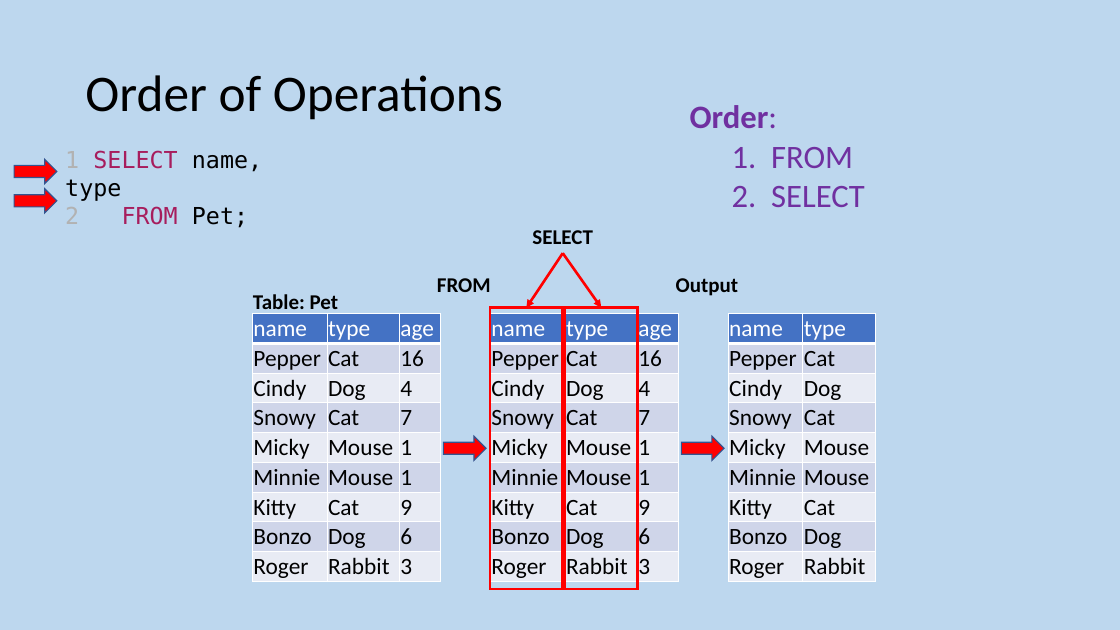
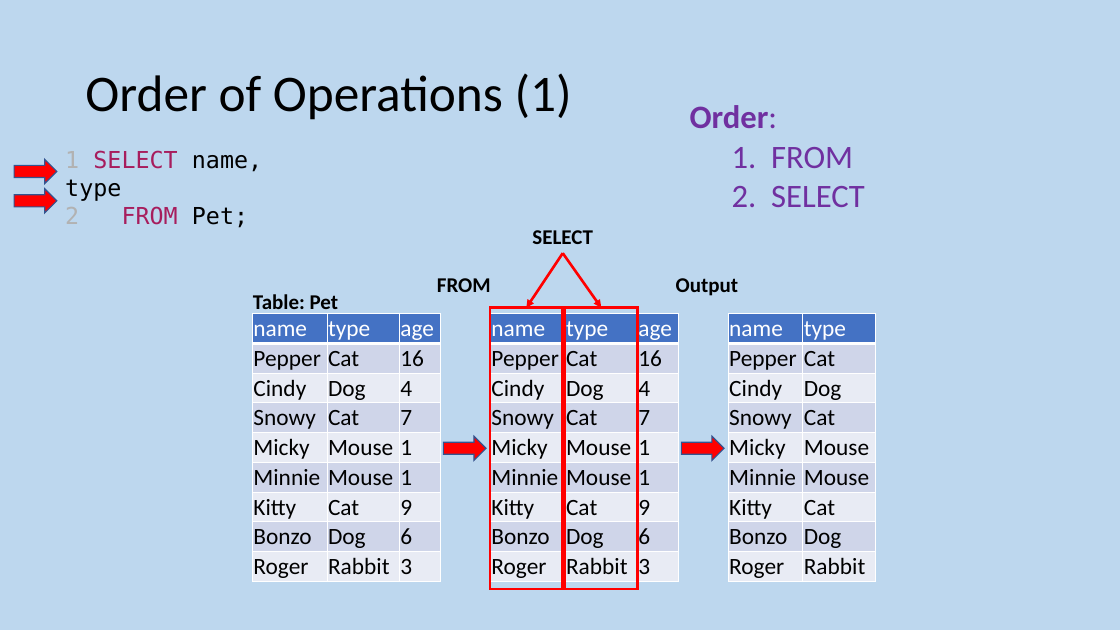
Before and after one commit to MrFriendCS/MrFriendCS.github.io, a slide deck: slide 26 of n5/ddd/N5 CS DDD Slides.pptx (slide 27 before the commit). Drawn at 1120x630 pixels with LibreOffice and Linux fonts; fonts in the diff are those of the drawing. Boxes give left, top, right and bottom in pixels: in the first picture for what was removed or moved away, otherwise in the second. Text is boxed around its words. In the diff, an @@ line names an element or a change of style, - is before the commit and + after.

```diff
--- a/n5/ddd/N5 CS DDD Slides.pptx
+++ b/n5/ddd/N5 CS DDD Slides.pptx
@@ title at [85, 73, 572, 120]: text changed @@
-Order of Operations
+Order of Operations (1)
```
Also in this commit, not shown: 3 other slides changed, 2 slides added.
